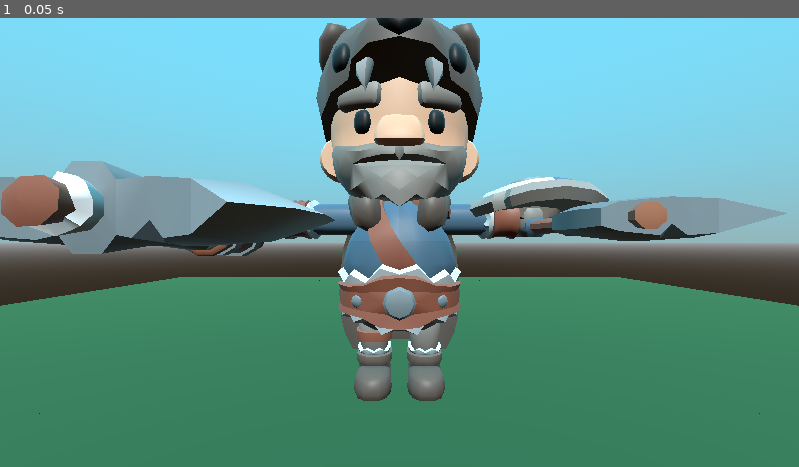
Above: before the commit, frame 1.
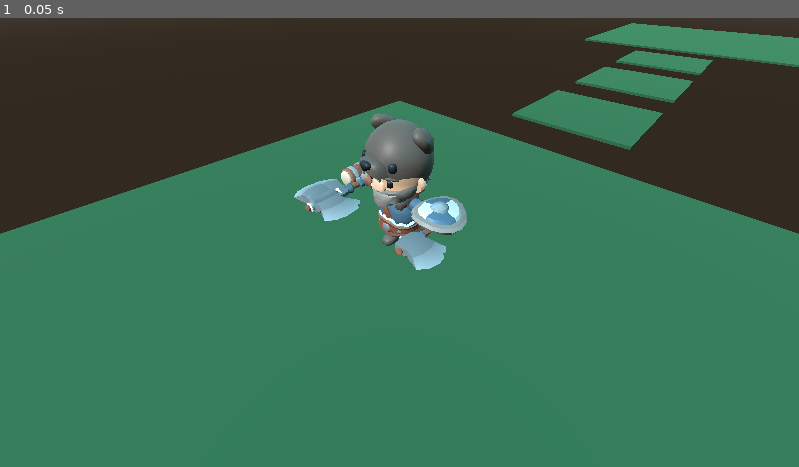
Above: after the commit, the same moment.

Repository: juliohq/projeto-plataforma
Game: Godot game, scene res://niveis/nivel.tscn
Two runs of this game, one before a commit and one after it. Both use one fixed random seed, a clock stepped at 60 frames per second and the inputs below.
Inputs:
- Up to frame 1 (0.05 s): no input

The runs differ from the first frame. In frame 1, 62% of the frame differs, in the area x 0-100%, y 0-89%.

Commit message:
Torna câmera dinâmica

Diff:
--- /dev/null
+++ b/globais.gd
@@ -0,0 +1,4 @@
+extends Node
+
+
+var personagem
--- a/niveis/nivel.tscn
+++ b/niveis/nivel.tscn
@@ -1,7 +1,8 @@
-[gd_scene load_steps=7 format=3 uid="uid://ccykbjcvdm5y7"]
+[gd_scene load_steps=8 format=3 uid="uid://ccykbjcvdm5y7"]
 
 [ext_resource type="Script" path="res://niveis/nivel.gd" id="1_v5hbb"]
 [ext_resource type="PackedScene" uid="uid://dynfap08bljhi" path="res://niveis/grama.tscn" id="2_sn4ti"]
+[ext_resource type="PackedScene" uid="uid://ddu6uyhg6h3y3" path="res://personagens/camera.tscn" id="3_a0qav"]
 [ext_resource type="PackedScene" uid="uid://e4mlbhw1vws3" path="res://personagens/personagem.tscn" id="3_o6ih6"]
 
 [sub_resource type="ProceduralSkyMaterial" id="ProceduralSkyMaterial_77t37"]
@@ -18,10 +19,6 @@
 [node name="Nivel" type="Node"]
 script = ExtResource("1_v5hbb")
 
-[node name="Camera" type="Camera3D" parent="."]
-transform = Transform3D(1, 0, 0, 0, 1, 0, 0, 0, 1, 0, 1, 2)
-current = true
-
 [node name="Ambiente" type="WorldEnvironment" parent="."]
 environment = SubResource("Environment_whal4")
 
@@ -29,6 +26,14 @@
 transform = Transform3D(1, 0, 0, 0, 0.707107, 0.707107, 0, -0.707107, 0.707107, 0, 5, 4)
 
 [node name="Personagem" parent="." instance=ExtResource("3_o6ih6")]
+
+[node name="PivoDaCamera" type="RemoteTransform3D" parent="Personagem"]
+transform = Transform3D(1, 0, 0, 0, 1, 0, 0, 0, 1, 3, 4, 3)
+remote_path = NodePath("../../Camera")
+update_rotation = false
+update_scale = false
+
+[node name="Camera" parent="." instance=ExtResource("3_a0qav")]
 
 [node name="Grama" parent="." instance=ExtResource("2_sn4ti")]
 
--- /dev/null
+++ b/personagens/camera.gd
@@ -0,0 +1,5 @@
+extends Camera3D
+
+
+func _process(delta):
+	look_at(Globais.personagem.global_position)
--- /dev/null
+++ b/personagens/camera.tscn
@@ -0,0 +1,8 @@
+[gd_scene load_steps=2 format=3 uid="uid://ddu6uyhg6h3y3"]
+
+[ext_resource type="Script" path="res://personagens/camera.gd" id="1_m316o"]
+
+[node name="Camera" type="Camera3D"]
+transform = Transform3D(1, 0, 0, 0, 1, 0, 0, 0, 1, 3, 4, 3)
+current = true
+script = ExtResource("1_m316o")
--- a/personagens/personagem.gd
+++ b/personagens/personagem.gd
@@ -2,6 +2,10 @@
 
 
 const GRAVIDADE = 16.0
+
+
+func _ready():
+	Globais.personagem = self
 
 
 func _physics_process(delta):
--- a/project.godot
+++ b/project.godot
@@ -14,6 +14,10 @@
 run/main_scene="res://niveis/nivel.tscn"
 config/features=PackedStringArray("4.1", "Forward Plus")
 config/icon="res://icon.svg"
+
+[autoload]
+
+Globais="*res://globais.gd"
 
 [input]
 
